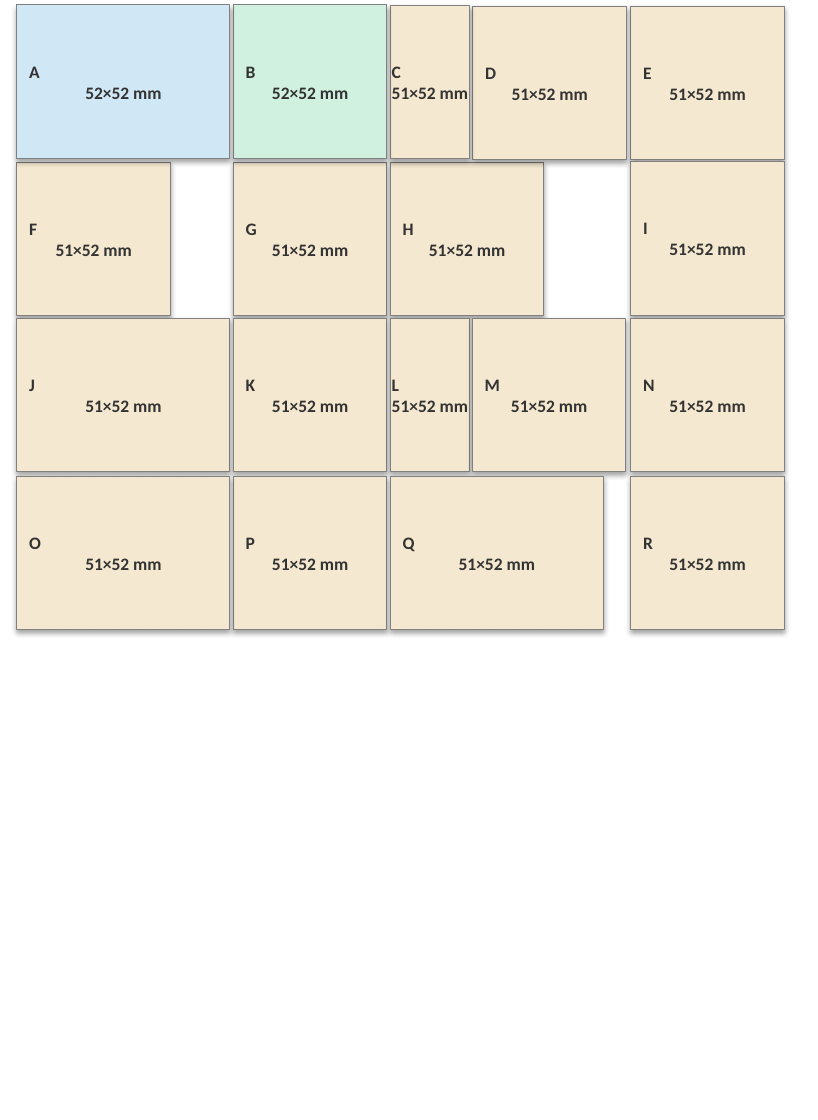
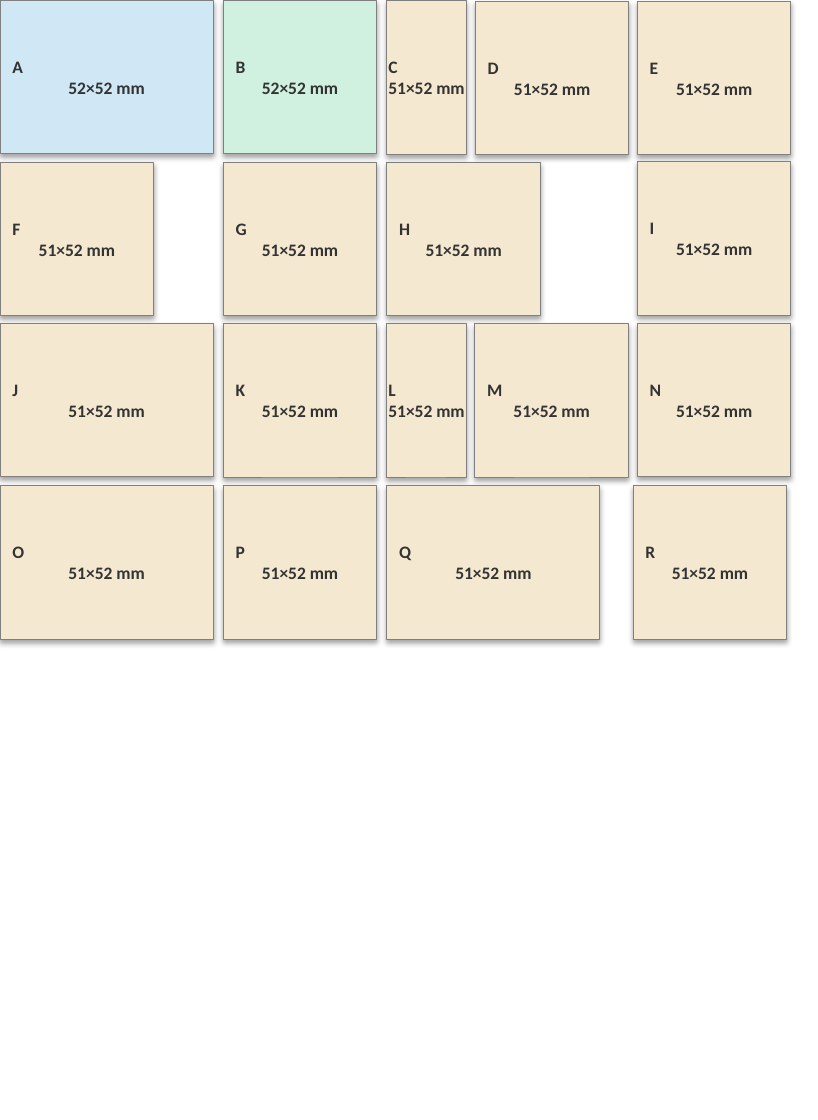
Before and after one commit to lauradriscoll/cosyne2026_adaptive_behavior, a slide deck: slide 1 of figures/fig2/fig2.pptx. Drawn at 818x1120 pixels with LibreOffice and Linux fonts; fonts in the diff are those of the drawing. Boxes give left, top, right and bottom in pixels: in the first picture for what was removed or moved away, otherwise in the second. Text is boxed around its words. In the diff, an @@ line names an element or a change of style, - is before the commit and + after.

```diff
--- a/figures/fig2/fig2.pptx
+++ b/figures/fig2/fig2.pptx
@@ rectangle "A 52×52 mm": place and size @@
-rectangle "A 52×52 mm" at (16,5,229,159)
+rectangle "A 52×52 mm" at (0,0,213,154)
@@ rectangle "B 52×52 mm": place and size @@
-rectangle "B 52×52 mm" at (233,5,386,159)
+rectangle "B 52×52 mm" at (223,0,376,154)
@@ rectangle "C 51×52 mm": place and size @@
-rectangle "C 51×52 mm" at (390,5,469,159)
+rectangle "C 51×52 mm" at (386,0,466,154)
@@ rectangle "D 51×52 mm": place and size @@
-rectangle "D 51×52 mm" at (473,6,627,160)
+rectangle "D 51×52 mm" at (474,1,628,155)
@@ rectangle "E 51×52 mm": place and size @@
-rectangle "E 51×52 mm" at (630,6,784,160)
+rectangle "E 51×52 mm" at (637,1,790,155)
@@ rectangle "F 51×52 mm": place and size @@
-rectangle "F 51×52 mm" at (16,162,170,316)
+rectangle "F 51×52 mm" at (0,162,154,316)
@@ rectangle "G 51×52 mm": place and size @@
-rectangle "G 51×52 mm" at (233,162,386,316)
+rectangle "G 51×52 mm" at (223,162,376,316)
@@ rectangle "H 51×52 mm": place and size @@
-rectangle "H 51×52 mm" at (390,162,544,316)
+rectangle "H 51×52 mm" at (386,162,540,316)
@@ rectangle "I 51×52 mm": place and size @@
-rectangle "I 51×52 mm" at (630,161,784,315)
+rectangle "I 51×52 mm" at (637,161,790,315)
@@ rectangle "J 51×52 mm": place and size @@
-rectangle "J 51×52 mm" at (16,318,229,472)
+rectangle "J 51×52 mm" at (0,323,213,477)
@@ rectangle "K 51×52 mm": place and size @@
-rectangle "K 51×52 mm" at (233,318,386,472)
+rectangle "K 51×52 mm" at (223,323,376,477)
@@ rectangle "L 51×52 mm": place and size @@
-rectangle "L 51×52 mm" at (390,318,469,472)
+rectangle "L 51×52 mm" at (386,323,466,477)
@@ rectangle "M 51×52 mm": place and size @@
-rectangle "M 51×52 mm" at (472,318,625,472)
+rectangle "M 51×52 mm" at (474,323,628,477)
@@ rectangle "N 51×52 mm": place and size @@
-rectangle "N 51×52 mm" at (630,318,784,472)
+rectangle "N 51×52 mm" at (637,323,790,477)
@@ rectangle "O 51×52 mm": place and size @@
-rectangle "O 51×52 mm" at (16,476,229,629)
+rectangle "O 51×52 mm" at (0,486,213,639)
@@ rectangle "P 51×52 mm": place and size @@
-rectangle "P 51×52 mm" at (233,476,386,629)
+rectangle "P 51×52 mm" at (223,486,376,639)
@@ rectangle "Q 51×52 mm": place and size @@
-rectangle "Q 51×52 mm" at (390,476,603,629)
+rectangle "Q 51×52 mm" at (386,486,599,639)
@@ rectangle "R 51×52 mm": place and size @@
-rectangle "R 51×52 mm" at (630,476,784,629)
+rectangle "R 51×52 mm" at (633,486,787,639)
```
Also in this commit, not shown: 35 other files.
